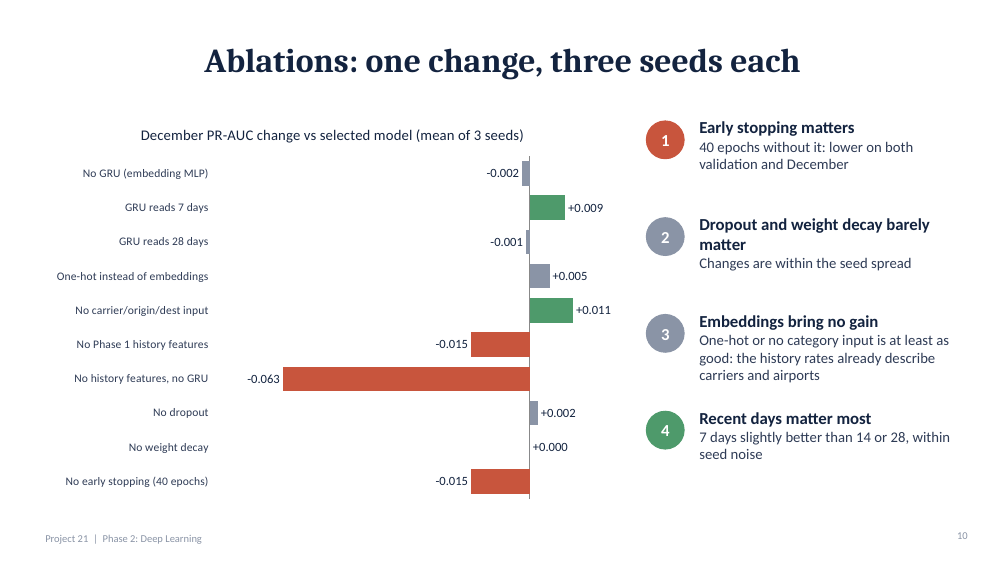
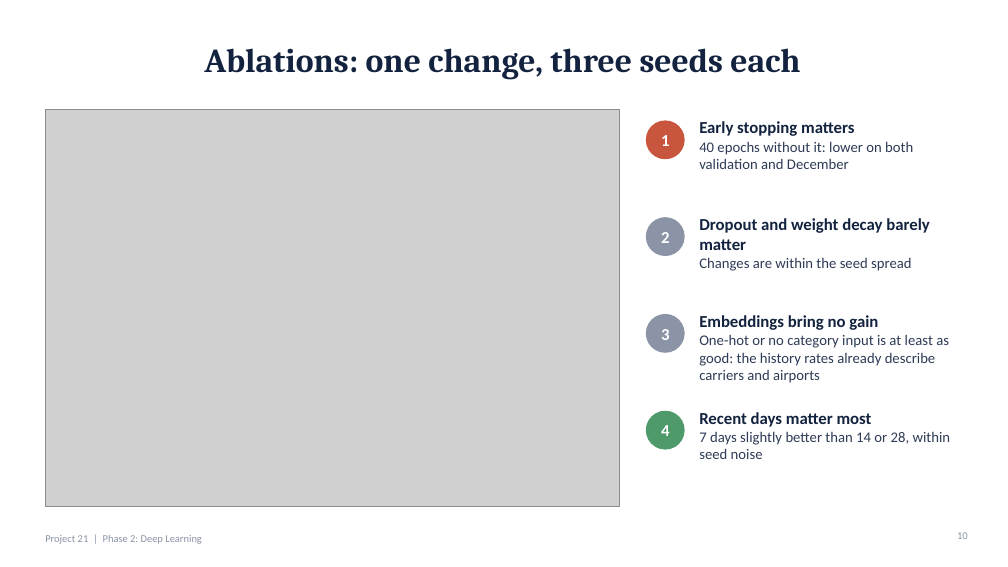
Before and after one commit to MohitSingh250/flight_delay, a slide deck: slide 10 of dl_phase2/slides/Flight_Delay_Phase2.pptx. Drawn at 1008x567 pixels with LibreOffice and Linux fonts; fonts in the diff are those of the drawing; grey boxes stand for pictures. Boxes give left, top, right and bottom in pixels: in the first picture for what was removed or moved away, otherwise in the second. Text is boxed around its words. In the diff, an @@ line names an element or a change of style, - is before the commit and + after.

Commit message:
slides

```diff
--- a/dl_phase2/slides/Flight_Delay_Phase2.pptx
+++ b/dl_phase2/slides/Flight_Delay_Phase2.pptx
@@ bar chart removed at box(45, 110, 620, 507) @@
-title "December PR-AUC change vs selected model (mean of 3 seeds)"
-categories: No GRU (embedding MLP), GRU reads 7 days, GRU reads 28 days, One-hot instead of embeddings, No carrier/origin/dest input, No Phase 1 history features, No history features, no GRU, No dropout, No weight decay, No early stopping (40 epochs)
-Series 1: -0.002, 0.009, -0.001, 0.005, 0.011, -0.015, -0.063, 0.002, 0, -0.015
@@ picture added at box(45, 110, 620, 507) @@
```
Also in this commit, not shown: 9 other slides changed, 1 other file.
